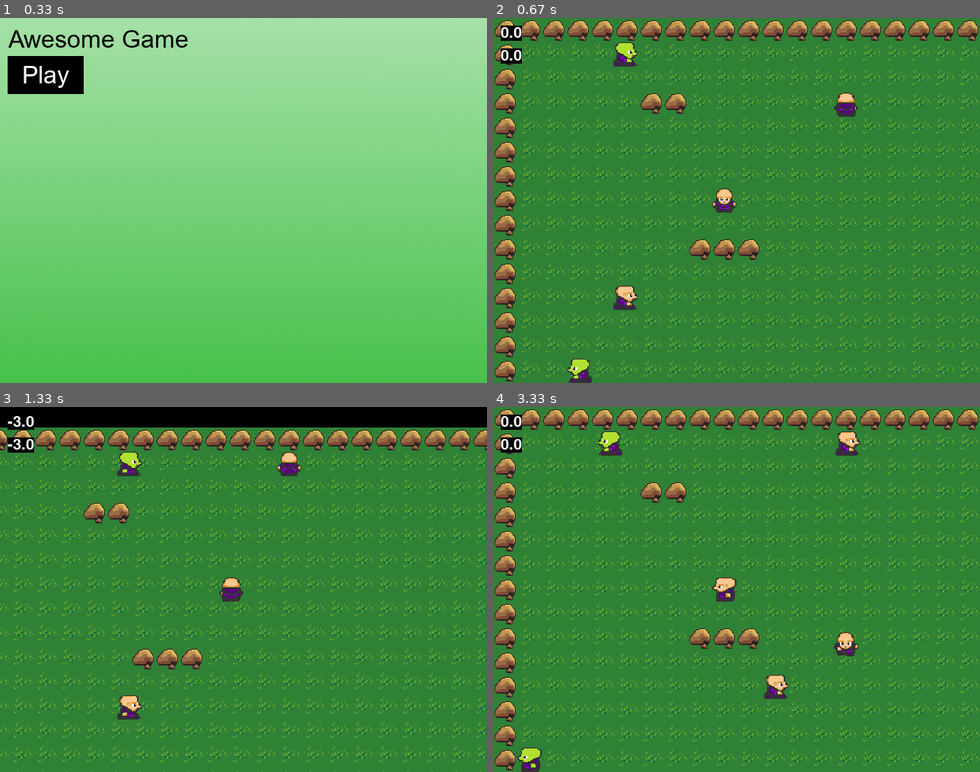
Above: before the commit, frames 1-4 (two rows, left to right).
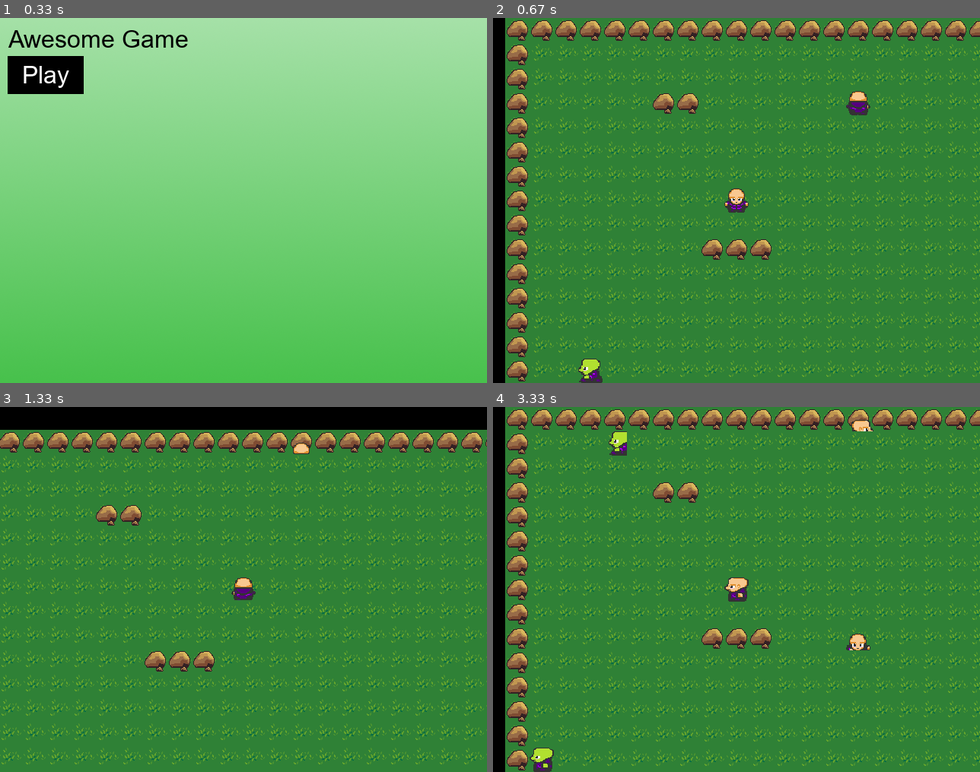
Above: after the commit, the same moments.

Repository: jonrox48/PyGame_Test_RPG
Game: pygame game, started from main.py
Same seed, same stepped clock (60 frames per second), same inputs: the game is played once before the commit and once after it.
Inputs (mouse positions are in pixels of both pictures, inside the frame that each line leads up to):
- Up to frame 1 (0.33 s): no input
- Up to frame 2 (0.67 s): click (536, 76) at 0.38 s
- Up to frame 3 (1.33 s): hold Right 0.67-1.13 s; move the mouse to (224, 604) at 0.7 s; hold Up from 1.17 s (still down)
- Up to frame 4 (3.33 s): release Up at 1.47 s; hold Right 1.5-1.97 s; hold Left 2-2.53 s; hold Down 2.57-2.87 s; hold Left 2.9-3.3 s

Frame 1 is identical in both runs. In frame 2, 28% of the frame differs, in the area x 0-100%, y 0-100%; in frame 3, 23%; in frame 4, 28%.

Commit message:
Camera update, character overlap update
Moved the camera to the level class, made it to where characters overlap with their surroundings a bit. Made it so that sprites are drawn from top to bottom (sorted by the y axis

Diff:
--- a/characters.py
+++ b/characters.py
@@ -24,6 +24,8 @@
         super().__init__(level, x, y)
         ## Define which groups this sprite should be a part of
         self.groups.append(self.level.characters)
+        self.x_overlap_offset = 0
+        self.y_overlap_offset = -30
 
         #######################################################################
         ########################## STATUS #####################################
@@ -34,25 +36,26 @@
         self.attacking = False
         self.keylist = []
 
+
     def collide_blocks(self, direction):
         if direction == 'x':
-            hits = pygame.sprite.spritecollide(self, self.level.collision_blocks, False)
-            if hits:
-                self.direction.x = 0
-                if self.direction.x > 0:
-                    self.rect.x = hits[0].rect.left - self.rect.width
-                if self.direction.x < 0:
-                    self.rect.x = hits[0].rect.right
-                return True
+            for sprite in self.level.collision_blocks:
+                if sprite.hitbox.colliderect(self.hitbox):
+                    if self.direction.x > 0: # moving right
+                        self.hitbox.right = sprite.hitbox.left
+                    if self.direction.x < 0: # moving left
+                        self.hitbox.left = sprite.hitbox.right
+                    self.direction.x = 0
+                    return True
         if direction == 'y':
-            hits = pygame.sprite.spritecollide(self, self.level.collision_blocks, False)
-            if hits:
-                self.direction.y = 0
-                if self.direction.y > 0:
-                    self.rect.y = hits[0].rect.top - self.rect.height
-                if self.direction.y < 0:
-                    self.rect.y = hits[0].rect.bottom
-                return True
+            for sprite in self.level.collision_blocks:
+                if sprite.hitbox.colliderect(self.hitbox):
+                    if self.direction.y > 0: # moving down
+                        self.hitbox.bottom = sprite.hitbox.top
+                    if self.direction.y < 0: # moving up
+                        self.hitbox.top = sprite.hitbox.bottom
+                    self.direction.y = 0
+                    return True
 
     def animate(self):
         if self.facing == "down":
@@ -116,14 +119,13 @@
         x_movement = self.direction.x * speed
         y_movement = self.direction.y * speed
 
-        self.rect.x += x_movement
-        if self.collide_blocks('x'):
-            self.rect.x -= x_movement
-            x_movement = 0
-        self.rect.y += y_movement
-        if self.collide_blocks('y'):
-            self.rect.y -= y_movement
-            y_movement = 0
+        self.hitbox.x += x_movement
+        self.collide_blocks('x')
+        self.hitbox.y += y_movement
+        self.collide_blocks('y')
+
+        self.rect.centerx = self.hitbox.centerx
+        self.rect.centery = self.hitbox.centery
 
 class Player(Character):
     def __init__(self, level, x, y):
@@ -229,39 +231,6 @@
         if len(self.keylist) > 0:
             self.facing = self.keylist[-1]
 
-    def move(self, speed):
-        if self.direction.magnitude() != 0:
-            self.direction = self.direction.normalize()
-
-        #     debug(self.direction.x)
-        #     debug(self.direction.y)
-
-
-
-        x_movement = self.direction.x * speed
-        y_movement = self.direction.y * speed
-
-        # self.rect.center += self.direction * speed
-
-        self.rect.x += x_movement
-        if self.collide_blocks('x'):
-            self.rect.x -= x_movement
-            x_movement = 0
-        self.rect.y += y_movement
-        if self.collide_blocks('y'):
-            self.rect.y -= y_movement
-            y_movement = 0
-
-        #######################################################################
-        ####################### CAMERA FOLLOWING PLAYER #######################
-        #######################################################################
-        debug(self.direction.y * speed)
-        debug(y_movement, 40, 10)
-        for sprite in self.level.all_sprites:
-            sprite.rect.x -= x_movement
-            sprite.rect.y -= y_movement
-
-
 
 ## Purely Parent Class. No loading animations
 class Non_Player(Character):
--- a/levels.py
+++ b/levels.py
@@ -22,7 +22,7 @@
         self.display_surface = pygame.display.get_surface()
         ## All
         self.game = game
-        self.all_sprites = pygame.sprite.LayeredUpdates()
+        self.all_sprites = YSortCameraGroup()
         ## High level groups
         self.characters = pygame.sprite.LayeredUpdates()
         self.player_group = pygame.sprite.LayeredUpdates()
@@ -62,8 +62,9 @@
                     self.player = Player(self, j, i)
 
     def run(self):
+        self.update()
         self.draw()
-        self.update()
+
 
 
     def update(self):
@@ -77,6 +78,24 @@
 
     def draw(self):
         # self.display_surface.fill(BLACK)
-        self.all_sprites.draw(self.display_surface)
+        self.all_sprites.custom_draw(self.player)
         # self.clock.tick(FPS)
         pygame.display.update()
+
+class YSortCameraGroup(pygame.sprite.Group):
+    def __init__(self):
+        # general setup
+        super().__init__()
+        self.display_surface = pygame.display.get_surface()
+        self.half_width = self.display_surface.get_size()[0] // 2
+        self.half_height = self.display_surface.get_size()[1] // 2
+        self.offset = pygame.math.Vector2()
+
+    def custom_draw(self, player):
+        self.offset.x = player.rect.centerx - self.half_width
+        self.offset.y = player.rect.centery - self.half_height
+
+        # for sprite in self.sprites():
+        for sprite in sorted(self.sprites(), key = lambda sprite: sprite.rect.centery):
+            offset_pos = sprite.rect.topleft - self.offset
+            self.display_surface.blit(sprite.image, offset_pos)
--- a/non_collision_blocks.py
+++ b/non_collision_blocks.py
@@ -31,7 +31,7 @@
         ## Inherit from Non_Collision_Block class
         super().__init__(level, x, y)
         ## Initialize inherited pygame Sprite Class
-        pygame.sprite.Sprite.__init__(self, self.groups)
+        pygame.sprite.Sprite.__init__(self, tuple(self.groups))
 
         #######################################################################
         ########################## SPRITE #####################################
--- a/sprites.py
+++ b/sprites.py
@@ -34,6 +34,8 @@
         self.width = TILE_SIZE
         self.height = TILE_SIZE
 
+        self.x_overlap_offset = 0
+        self.y_overlap_offset = 0
         #######################################################################
         ########################## STATUS #####################################
         #######################################################################
@@ -45,6 +47,7 @@
         ## Current Location
         self.x = x * TILE_SIZE
         self.y = y * TILE_SIZE
+        self.pos = [self.x, self.y]
 
 
     def load_sprite(self, x_start, y_start):
@@ -52,9 +55,10 @@
         self.image = self.spritesheet.get_sprite(x_start, y_start, self.width, self.height)
 
         ## Load collision box
-        self.rect = self.image.get_rect()
+        self.rect = self.image.get_rect(topleft = self.pos)
         self.rect.x = self.x
         self.rect.y = self.y
+        self.hitbox = self.rect.inflate(self.x_overlap_offset, self.y_overlap_offset)
 
     def load_animations(self, x_start, y_start):
         ## Load animations
@@ -64,9 +68,11 @@
             self.animations.append(self.spritesheet.get_sprite(x_start + (self.width * frame), y_start, self.width, self.height))
 
         ## Load collision box
-        self.rect = self.animations[0].get_rect()
+        self.image = self.down_animations[0]
+        self.rect = self.image.get_rect(topleft = self.pos)
         self.rect.x = self.x
         self.rect.y = self.y
+        self.hitbox = self.rect.inflate(self.x_overlap_offset, self.y_overlap_offset)
 
     def load_animations_directional(self, x_start, y_start):
         ## Load animations
@@ -84,9 +90,10 @@
 
         ## Load collision box
         self.image = self.down_animations[0]
-        self.rect = self.down_animations[0].get_rect()
+        self.rect = self.image.get_rect(topleft = self.pos)
         self.rect.x = self.x
         self.rect.y = self.y
+        self.hitbox = self.rect.inflate(self.x_overlap_offset, self.y_overlap_offset)
 
 
     def animate(self):
